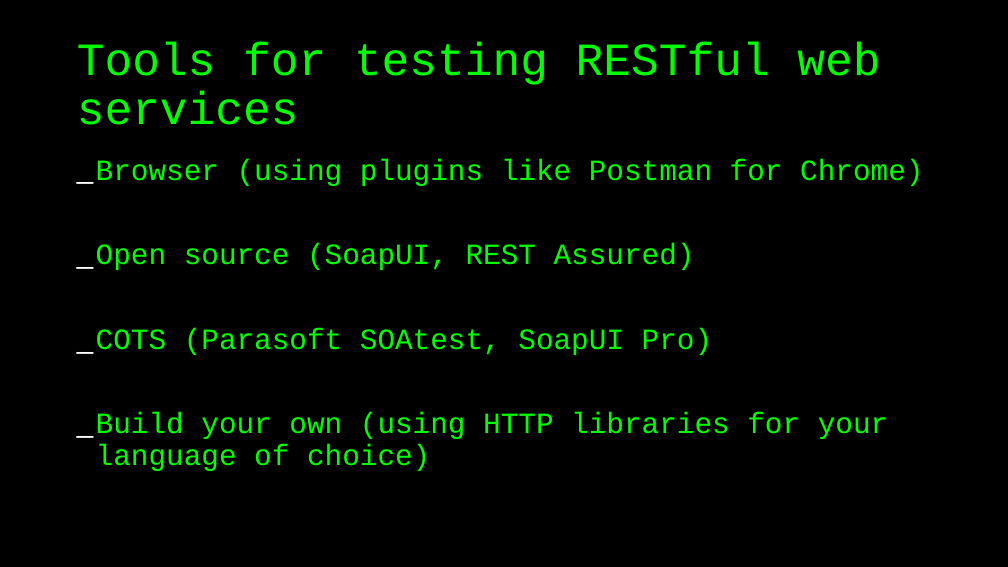
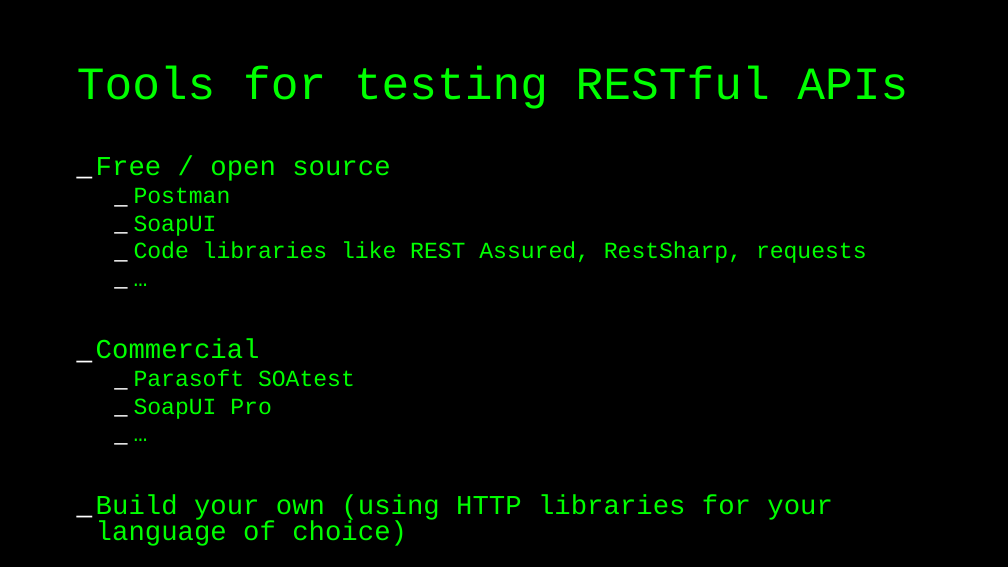
Before and after one commit to basdijkstra/rest-assured-workshop, a slide deck: slide 22 of RestAssuredWorkshop.odp (slide 8 before the commit). Drawn at 1008x567 pixels with LibreOffice and Linux fonts; fonts in the diff are those of the drawing. Boxes give left, top, right and bottom in pixels: in the first picture for what was removed or moved away, otherwise in the second. Text is boxed around its words. In the diff, an @@ line names an element or a change of style, - is before the commit and + after.

```diff
--- a/RestAssuredWorkshop.odp
+++ b/RestAssuredWorkshop.odp
@@ title at (77,67,908,109): text changed @@
-Tools for testing RESTful web services
+Tools for testing RESTful APIs
@@ text at (96,157,867,419): text changed; size 28 to 22 pt @@
-_ Browser (using plugins like Postman for Chrome)
-_ Open source (SoapUI, REST Assured)
-_ COTS (Parasoft SOAtest, SoapUI Pro)
+_ Free / open source
+  _ Postman
+  _ SoapUI
+  _ Code libraries like REST Assured, RestSharp, requests
+  _ …
+_ Commercial
+  _ Parasoft SOAtest
+  _ SoapUI Pro
+  _ …
@@ text at (96,495,833,546): size 28 to 26 pt in "Build your own (using HTTP libraries for ..."; line spacing 0.9 to 0.8 @@
```
Also in this commit, not shown: 22 other slides changed, 40 slides added, 16 slides removed, 20 other files.
